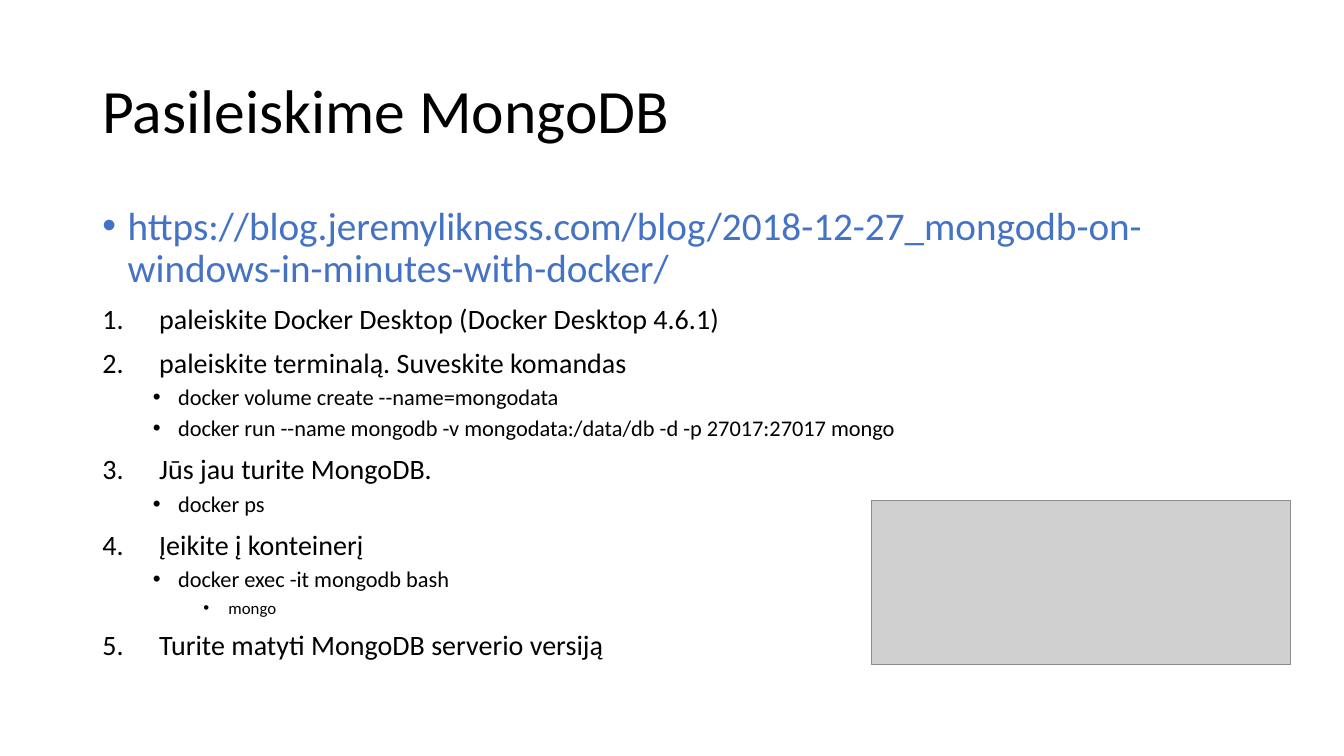
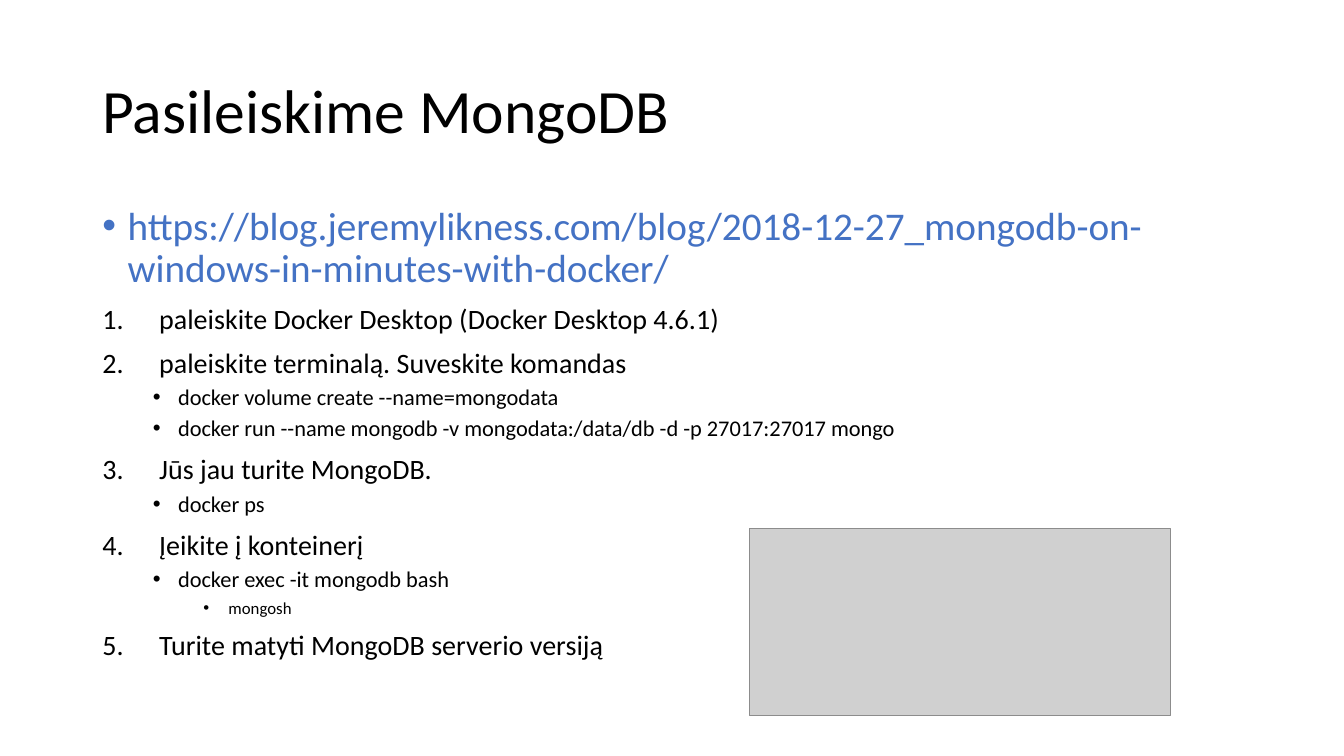
Before and after one commit to modsldn/darbas_su_duomenimis, a slide deck: slide 5 of skaidres/darbas_su_duomenimis_13.pptx. Drawn at 1344x756 pixels with LibreOffice and Linux fonts; fonts in the diff are those of the drawing; grey boxes stand for pictures. Boxes give left, top, right and bottom in pixels: in the first picture for what was removed or moved away, otherwise in the second. Text is boxed around its words. In the diff, an @@ line names an element or a change of style, - is before the commit and + after.

Commit message:
mongodb skaidriu update

```diff
--- a/skaidres/darbas_su_duomenimis_13.pptx
+++ b/skaidres/darbas_su_duomenimis_13.pptx
@@ picture removed at (x1=872, y1=501, x2=1292, y2=664) @@
@@ picture added at (x1=749, y1=529, x2=1171, y2=716) @@
@@ text at (x1=228, y1=602, x2=291, y2=617): text changed @@
-    • mongo
+    • mongosh
```
Also in this commit, not shown: 2 other slides changed, 13 slides added, 3 slides removed, 3 other files.
